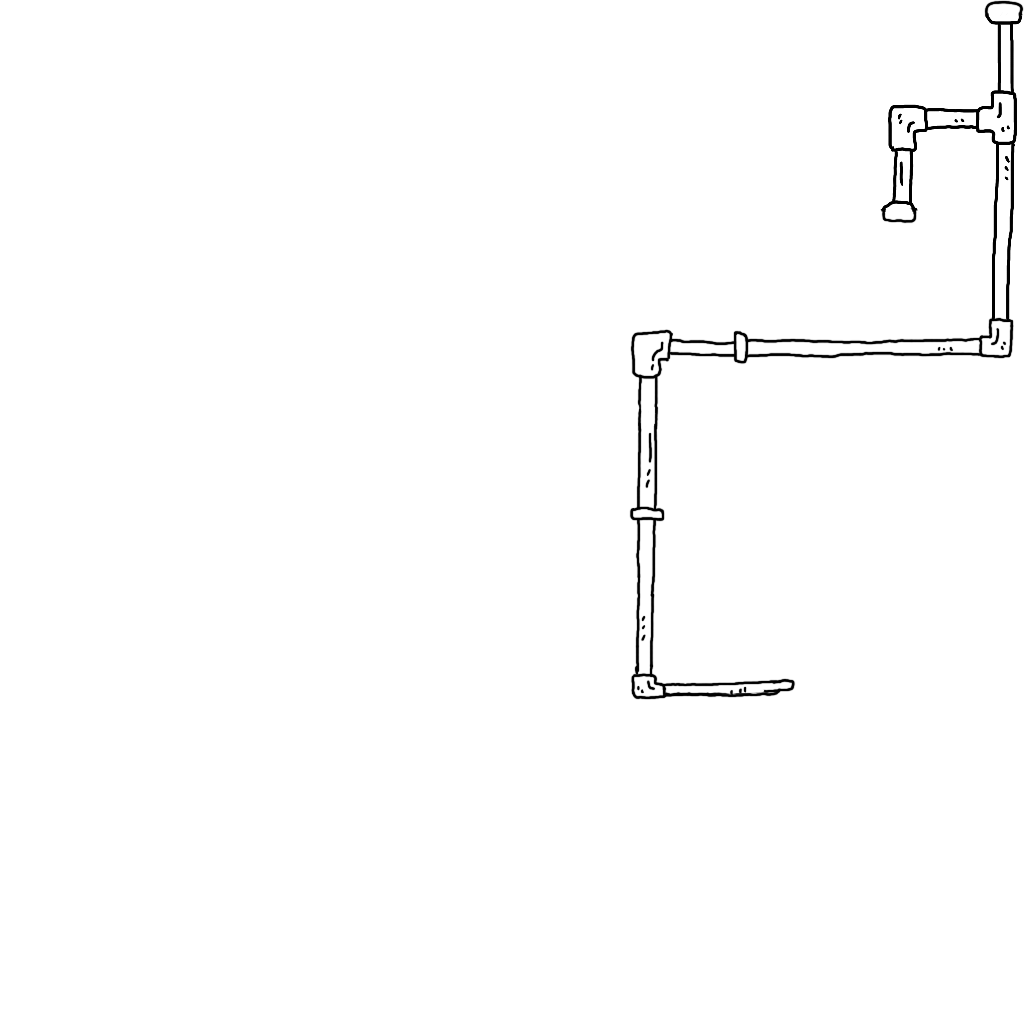
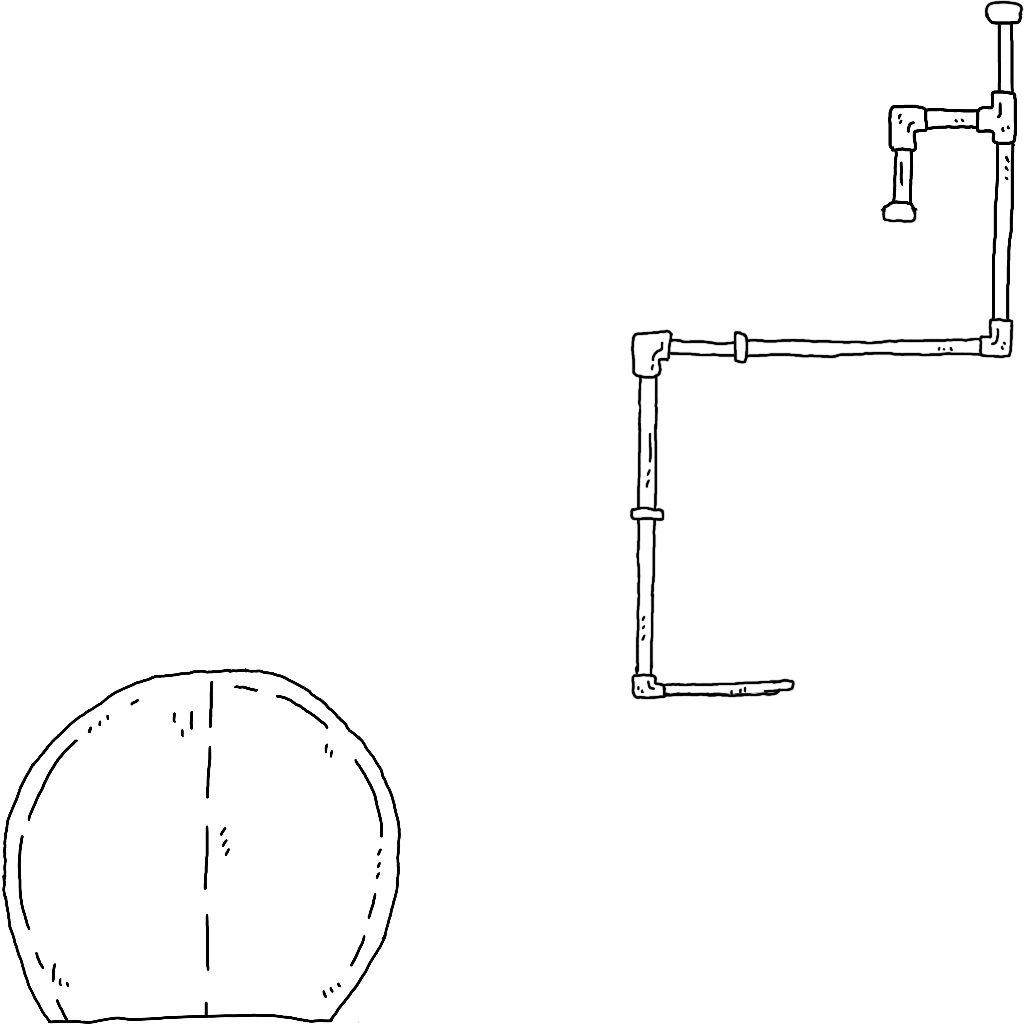
Before/after of a 1024 × 1024 layered artwork. What changed in the layer stack:
added group "時の扉" with 1 layers above "レイヤー 0" over [2, 668, 401, 1024]
added layer "レイヤー 61" in group "時の扉" over [2, 668, 401, 1024]
